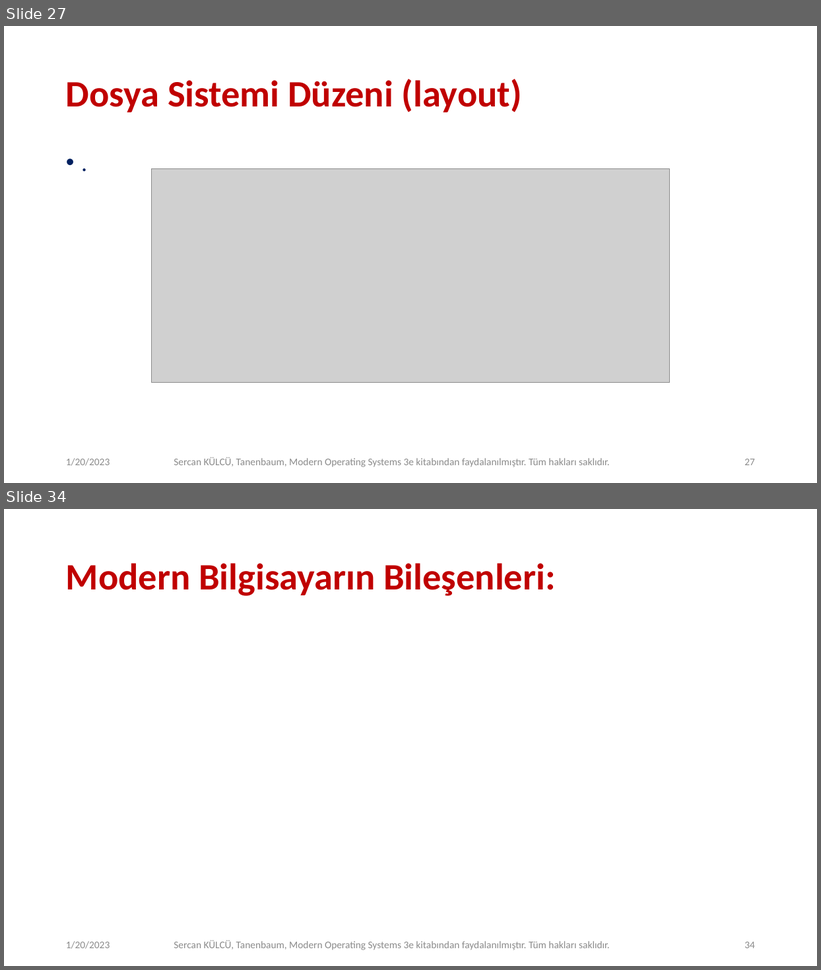
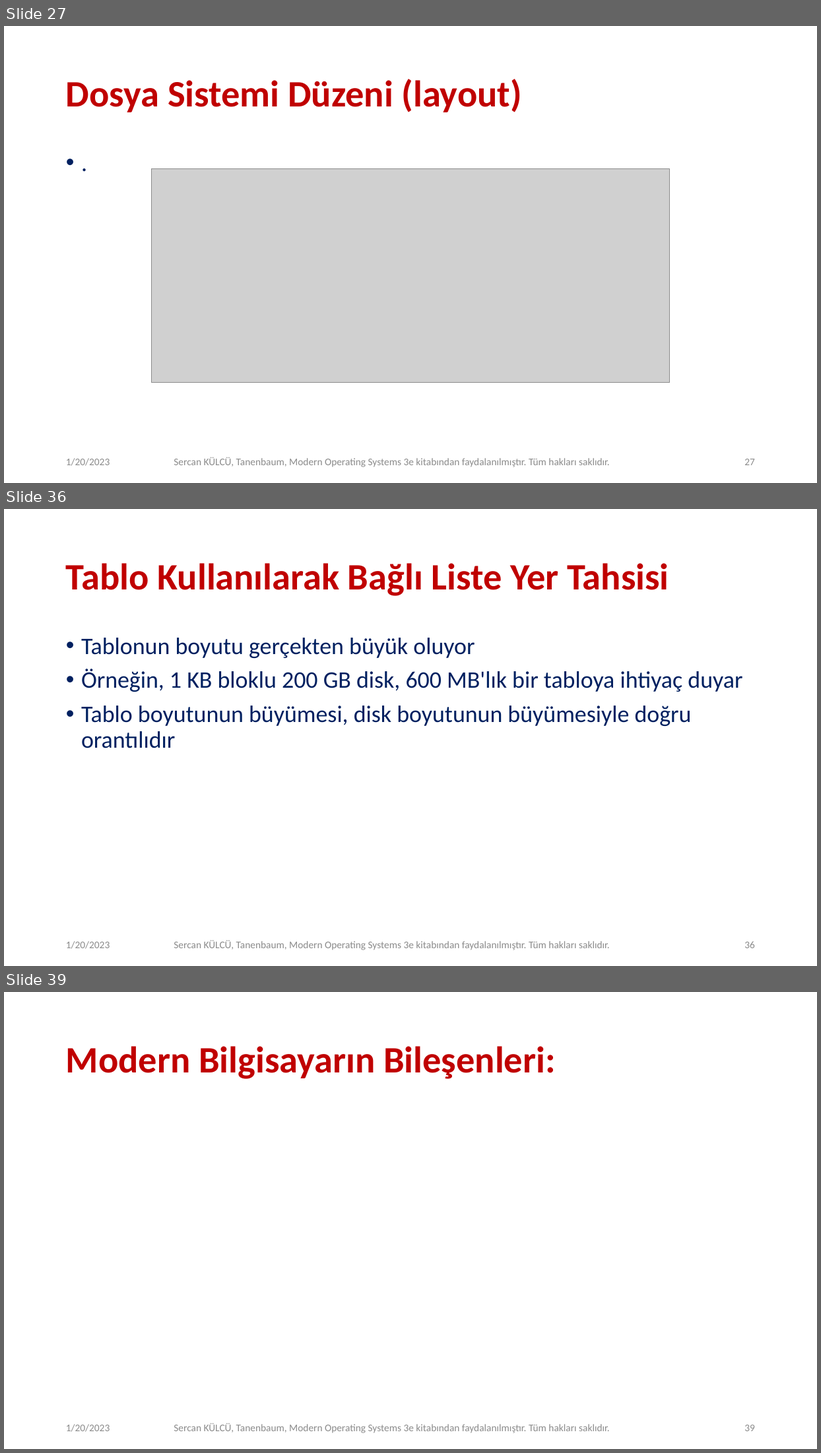
Before and after one commit to sercankulcu/sercankulcu.github.io, a slide deck: files/os/4_Bolum_4_Dosya.pptx. Shown one above the other, each under a label of ours: slides 27 and 34 before the commit, slides 27, 36 and 39 after it; the slides between them are not shown. The pictures are 821x970 and 821x1453 pixels, drawn with LibreOffice and Linux fonts; fonts in the diff are those of the drawing; grey boxes stand for pictures. Boxes give left, top, right and bottom in pixels: in the first picture for what was removed or moved away, otherwise in the second. Text is boxed around its words. In the diff, an @@ line names an element or a change of style, - is before the commit and + after.

```diff
--- a/files/os/4_Bolum_4_Dosya.pptx
+++ b/files/os/4_Bolum_4_Dosya.pptx
@@ slide 36 added at [4,509,817,966], background #FFFFFF @@
@@ title added at [66,563,669,596], 44 pt, text #C00000, bold @@
+Tablo Kullanılarak Bağlı Liste Yer Tahsisi
@@ text added at [81,638,743,749], 28 pt, text #002060 @@
+• Tablonun boyutu gerçekten büyük oluyor
+• Örneğin, 1 KB bloklu 200 GB disk, 600 MB'lık bir tabloya ihtiyaç duyar
+• Tablo boyutunun büyümesi, disk boyutunun büyümesiyle doğru orantılıdır
@@ text added at [66,941,110,949], 12 pt, text #8C8C8C @@
+1/20/2023
@@ text added at [174,941,610,951], 12 pt, text #8C8C8C @@
+Sercan KÜLCÜ, Tanenbaum, Modern Operating Systems 3e kitabından faydalanılmıştır. Tüm hakları saklıdır.
@@ page number added at [745,941,755,949], 12 pt, text #8C8C8C @@
+36
@@ what was slide 34 is now slide 39 @@
@@ page number at [745,1425,755,1432]: text changed @@
-34
+39
```
Also in this commit, not shown: 6 slides changed, 4 other slides added, 1 other file.
